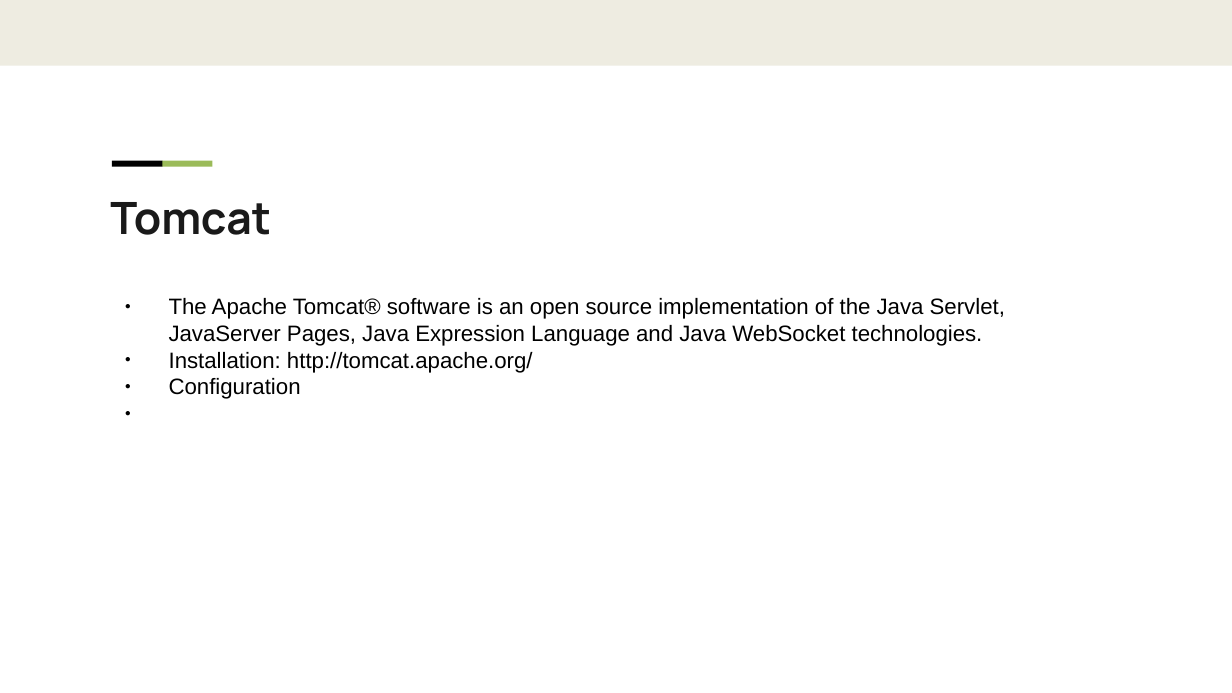
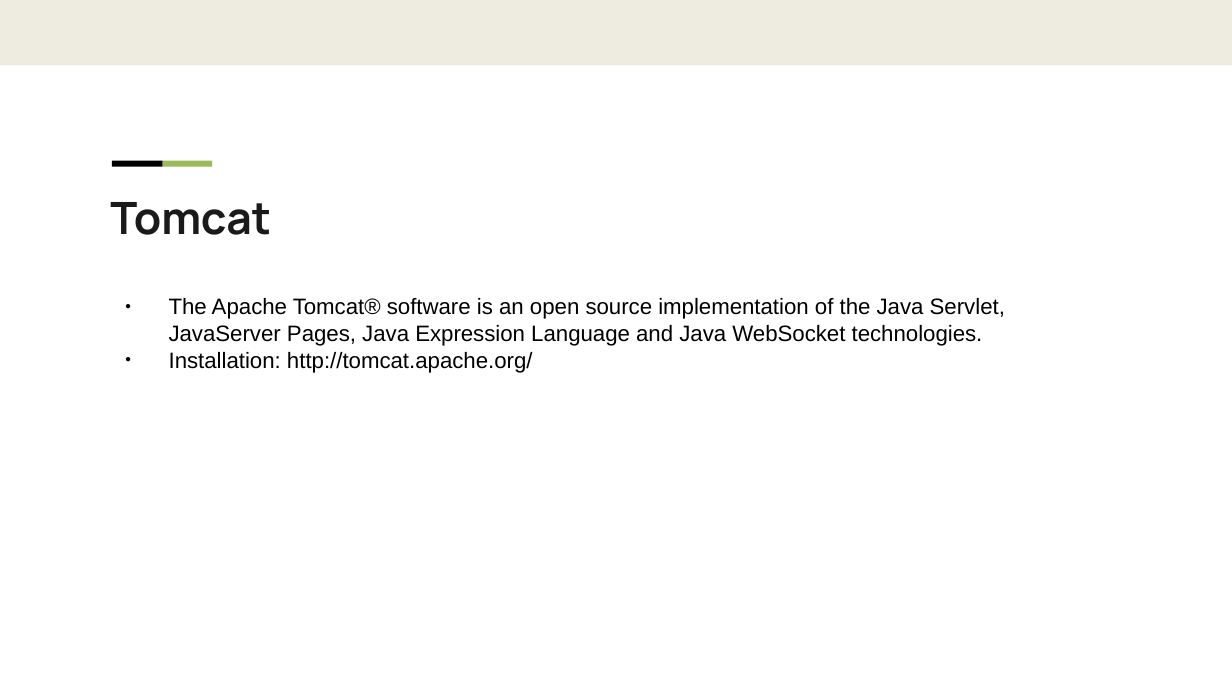
Before and after one commit to liangduo1993/javaee, a slide deck: slide 23 of JaveEE.pptx. Drawn at 1232x693 pixels with LibreOffice and Linux fonts; fonts in the diff are those of the drawing; background and template pictures are left out. Boxes give left, top, right and bottom in pixels: in the first picture for what was removed or moved away, otherwise in the second. Text is boxed around its words. In the diff, an @@ line names an element or a change of style, - is before the commit and + after.

```diff
--- a/JaveEE.pptx
+++ b/JaveEE.pptx
@@ text at <box>169,378,301,399</box>: paragraph removed @@
-● Configuration
```
Also in this commit, not shown: 2 other slides changed, 4 slides added, 17 other files.
